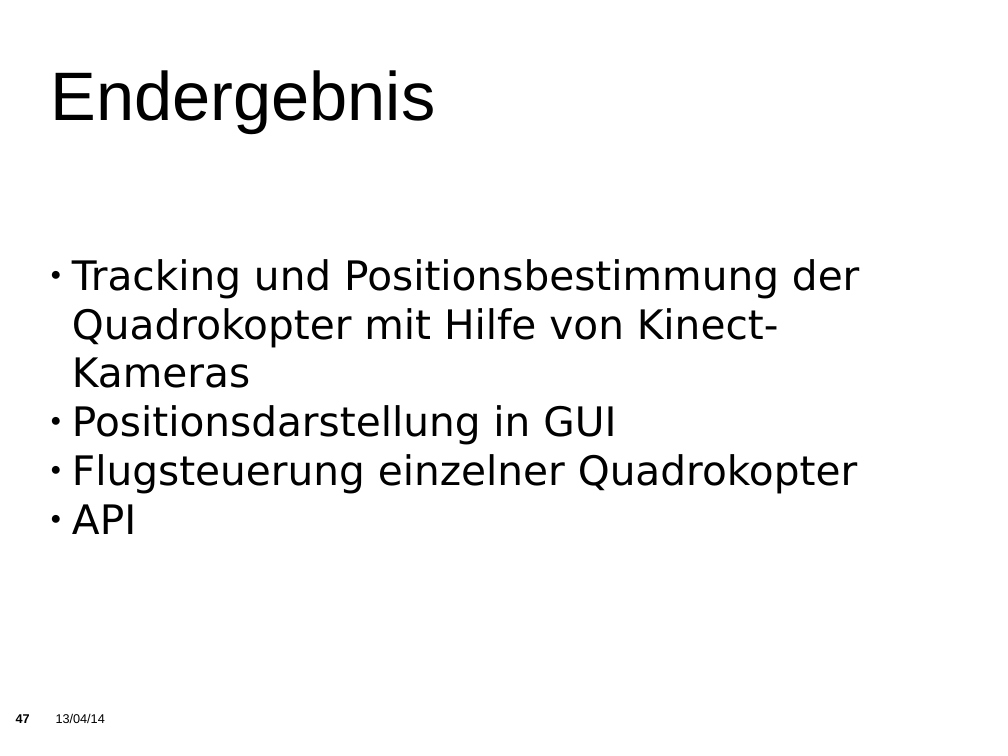
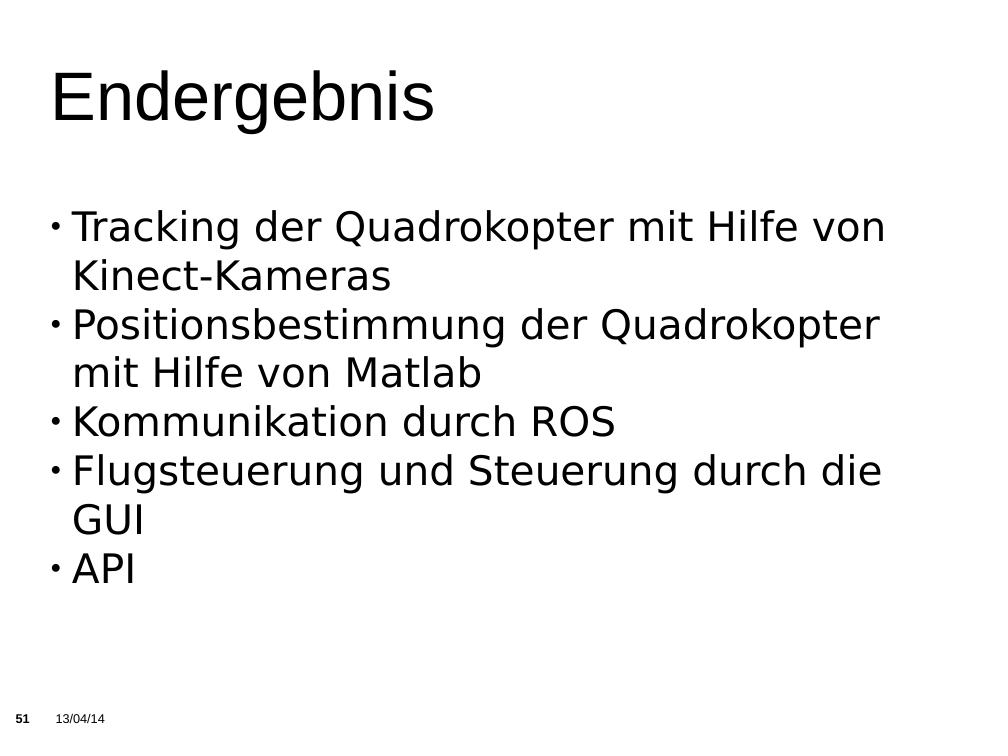
Before and after one commit to KITrokopter/Presentation, a slide deck: slide 51 of PresentationInTotal v0.1.odp (slide 47 before the commit). Drawn at 1008x756 pixels with LibreOffice and Linux fonts; fonts in the diff are those of the drawing; background and template pictures are left out. Boxes give left, top, right and bottom in pixels: in the first picture for what was removed or moved away, otherwise in the second. Text is boxed around its words. In the diff, an @@ line names an element or a change of style, - is before the commit and + after.

Commit message:
Fixed Layout for everything except Steuerungsmodul and GUI

```diff
--- a/PresentationInTotal v0.1.odp
+++ b/PresentationInTotal v0.1.odp
@@ subtitle at (72, 210, 887, 535): text changed @@
-● Tracking und Positionsbestimmung der Quadrokopter mit Hilfe von Kinect-Kameras
-● Positionsdarstellung in GUI
-● Flugsteuerung einzelner Quadrokopter
+● Tracking der Quadrokopter mit Hilfe von Kinect-Kameras
+● Positionsbestimmung der Quadrokopter mit Hilfe von Matlab
+● Kommunikation durch ROS
+● Flugsteuerung und Steuerung durch die GUI
@@ page number at (16, 714, 30, 723): text changed @@
-47
+51
```
Also in this commit, not shown: 18 other slides changed, 9 slides added, 4 slides removed.
